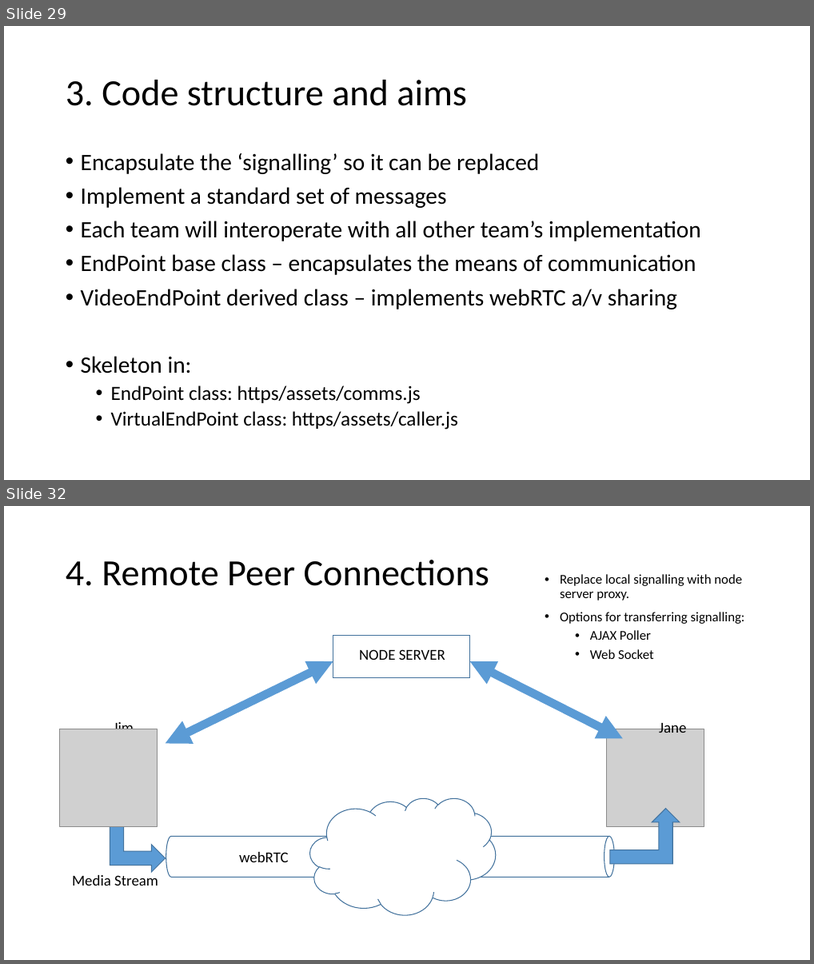
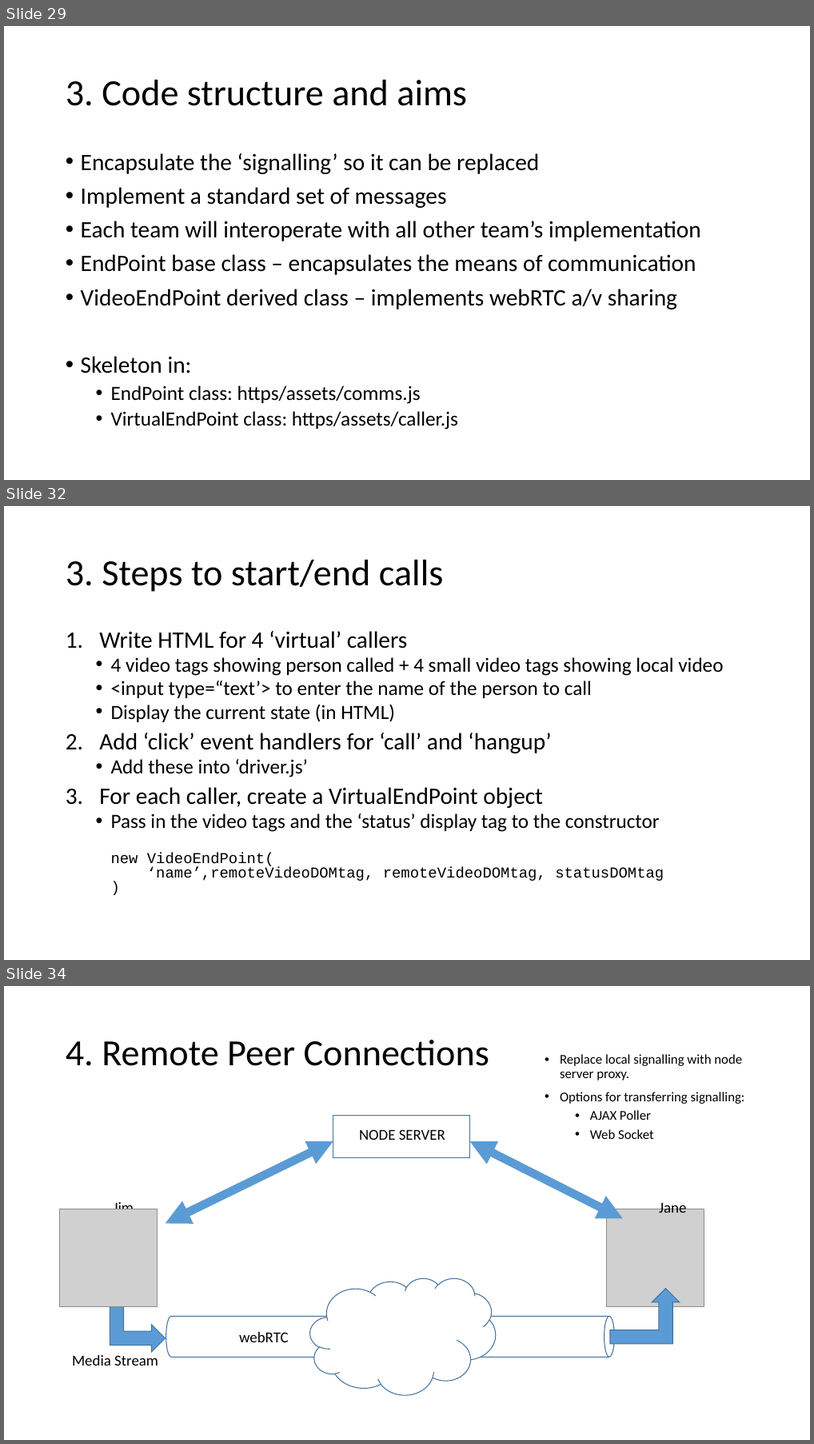
Before and after one commit to ipcortex/fac-workshop-materials, a slide deck: presentations/FAC9 Workshop.pptx. Shown one above the other, each under a label of ours: slides 29 and 32 before the commit, slides 29, 32 and 34 after it; the slides between them are not shown. The pictures are 814x964 and 814x1444 pixels, drawn with LibreOffice and Linux fonts; fonts in the diff are those of the drawing; grey boxes stand for pictures. Boxes give left, top, right and bottom in pixels: in the first picture for what was removed or moved away, otherwise in the second. Text is boxed around its words. In the diff, an @@ line names an element or a change of style, - is before the commit and + after.

Commit message:
Add 'steps' for creating HTML layour - part 3

```diff
--- a/presentations/FAC9 Workshop.pptx
+++ b/presentations/FAC9 Workshop.pptx
@@ slide 32 added at bbox=[4, 506, 810, 960], background #FFFFFF @@
@@ title added at bbox=[66, 560, 444, 592], 44 pt, text #000000 @@
+3. Steps to start/end calls
@@ text added at bbox=[99, 631, 723, 880], 24 pt, text #000000 @@
+1. Write HTML for 4 ‘virtual’ callers
+  • 4 video tags showing person called + 4 small video tags showing local video
+  • <input type=“text’> to enter the name of the person to call
+  • Display the current state (in HTML)
+2. Add ‘click’ event handlers for ‘call’ and ‘hangup’
+  • Add these into ‘driver.js’
+3. For each caller, create a VirtualEndPoint object
+  • Pass in the video tags and the ‘status’ display tag to the constructor
+    new VideoEndPoint(
+    ‘name’,remoteVideoDOMtag, remoteVideoDOMtag, statusDOMtag
+    )
@@ what was slide 32 is now slide 34 @@
```
Also in this commit, not shown: 1 other slide added, 1 other file.
